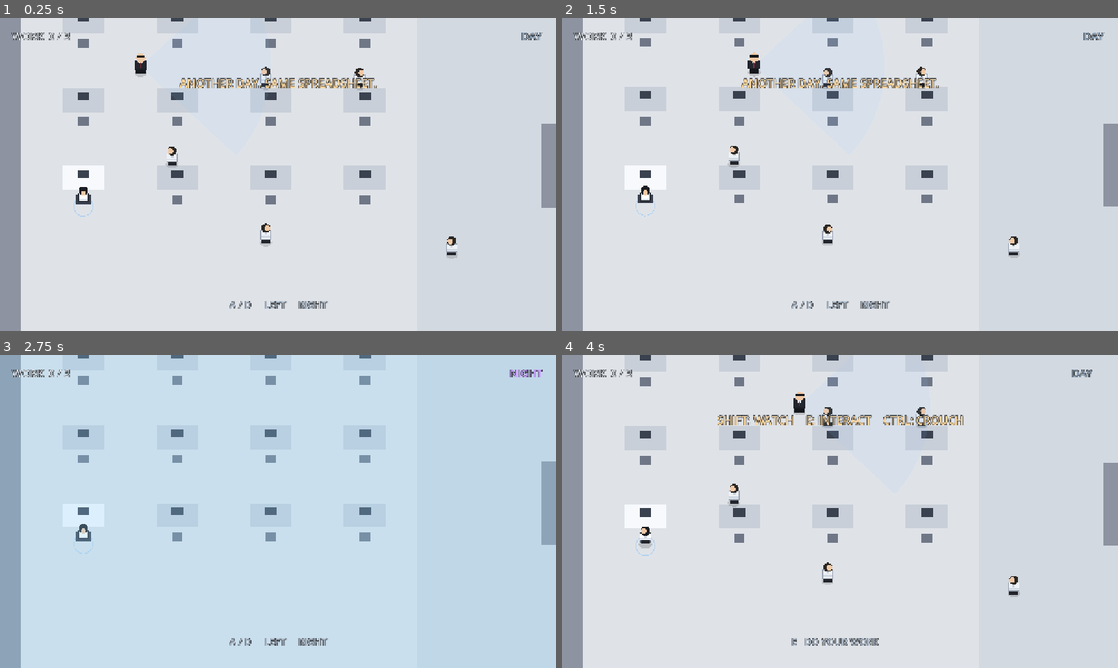
Above: before the commit, frames 1-4 (two rows, left to right).
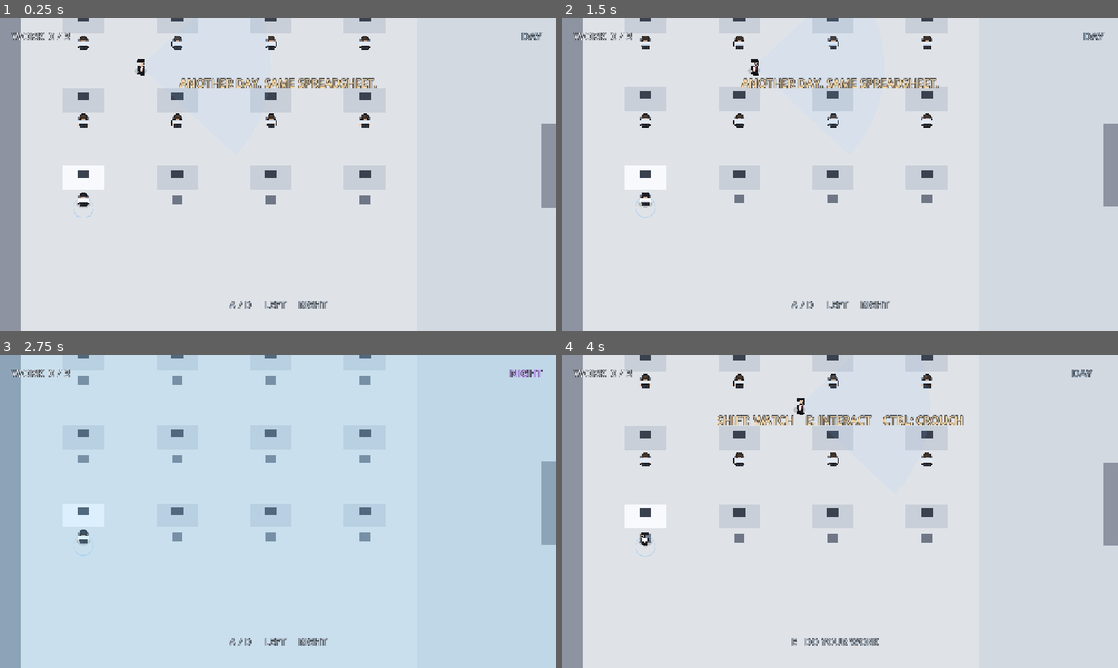
Above: after the commit, the same moments.

Repository: sunlightYY/hardwork
Game: Godot game, scene res://scenes/main.tscn
Same seed, same stepped clock (60 frames per second), same inputs: the game is played once before the commit and once after it.
Inputs:
- Up to frame 1 (0.25 s): no input
- Up to frame 2 (1.5 s): hold D (move_right) 0.53-1.28 s; hold Ctrl (crouch) 0.53-1.28 s; hold S (move_down) from 1.28 s (still down); tap Ctrl (crouch) at 1.35 s
- Up to frame 3 (2.75 s): release S (move_down) at 2.03 s; hold D (move_right) from 2.03 s (still down); hold Ctrl (crouch) from 2.03 s (still down); tap E (interact) at 2.1 s
- Up to frame 4 (4 s): release D (move_right) at 2.78 s; release Ctrl (crouch) at 2.78 s; hold W (move_up) 2.78-3.53 s; tap Shift (toggle_phase) at 2.85 s; tap Ctrl (crouch) at 3.05 s; hold A (move_left) from 3.53 s (still down); hold Ctrl (crouch) from 3.53 s (still down); tap C at 3.6 s

The runs differ from the first frame. In frame 1, 1.3% of the frame differs, in the area x 13-83%, y 5-77%; in frame 2, 1.3%; in frame 3, 0.2%; in frame 4, 1.2%.

Commit message:
用 Aseprite 脚本生成角色贴图并接入游戏
tools/gen_sprites.lua 按同一套身体参数化生成主角/同事/主管三套 48px 贴图，
Sheet 统一构建 SpriteFrames，替换原来的运行时绘制；同事改为坐姿贴图。

Diff:
--- a/scripts/coworker.gd
+++ b/scripts/coworker.gd
@@ -1,25 +1,9 @@
 extends Node2D
 
-var shirt := Color("eef1f5")
-var phase_offset := 0.0
-var facing := 1.0
+const SHEET := preload("res://assets/art/coworker.png")
 
-func _process(_delta: float) -> void:
-	queue_redraw()
-
-func _draw() -> void:
-	var t := Time.get_ticks_msec() * 0.001 + phase_offset
-	var bob := sin(t * 2.2) * 1.2
-
-	draw_set_transform(Vector2.ZERO, 0.0, Vector2(1.0, 0.6))
-	draw_circle(Vector2(0, 22), 14.0, Color(0, 0, 0, 0.14))
-	draw_set_transform(Vector2.ZERO, 0.0, Vector2.ONE)
-
-	draw_rect(Rect2(-10, 2 + bob, 20, 13), Color("22252b"))
-	draw_rect(Rect2(-13, -14 + bob, 26, 21), Color("9aa3b2"))
-	draw_rect(Rect2(-11, -12 + bob, 22, 17), shirt)
-	draw_rect(Rect2(-11, -1 + bob, 22, 3), Color("cfd8e4"))
-	draw_rect(Rect2(-3, -12 + bob, 6, 8), Color("c3ccd9"))
-
-	draw_circle(Vector2(0, -19 + bob), 10.4, Color("2a2622"))
-	draw_circle(Vector2(facing * 3.8, -18.5 + bob), 6.4, Color("f0c9a6"))
+func _ready() -> void:
+	var sprite := AnimatedSprite2D.new()
+	sprite.frames = Sheet.frames(SHEET)
+	sprite.animation = "sit"
+	add_child(sprite)
--- a/scripts/level.gd
+++ b/scripts/level.gd
@@ -129,15 +129,12 @@
 	add_child(day_actors)
 
 	var seats := [
-		Vector2(180, 152), Vector2(396, 152), Vector2(612, 332),
-		Vector2(828, 332), Vector2(396, 512), Vector2(612, 692),
-		Vector2(1040, 720), Vector2(1700, 200),
+		Vector2(192, 246), Vector2(408, 246), Vector2(624, 246), Vector2(840, 246),
+		Vector2(192, 426), Vector2(408, 426), Vector2(624, 426), Vector2(840, 426),
 	]
 	for i in range(seats.size()):
 		var worker := COWORKER.new()
 		worker.global_position = seats[i]
-		worker.phase_offset = float(i) * 0.9
-		worker.facing = -1.0 if i % 2 == 0 else 1.0
 		day_actors.add_child(worker)
 
 	supervisor = SUPERVISOR.new()
--- a/scripts/player.gd
+++ b/scripts/player.gd
@@ -2,11 +2,12 @@
 
 signal interact_requested(kind: String)
 
+const SHEET := preload("res://assets/art/player.png")
 const SPEED := 170.0
 const INTERACT_RADIUS := 96.0
 
 var dir := Vector2.ZERO
-var facing := 1.0
+var facing_name := "down"
 var crouching := false
 var frozen := false
 var sitting := true
@@ -14,6 +15,7 @@
 var near := ""
 var work_point := Vector2.ZERO
 var sink_point := Vector2.ZERO
+var sprite: AnimatedSprite2D
 
 func _ready() -> void:
 	add_to_group("player")
@@ -24,13 +26,14 @@
 	rect.size = Vector2(24, 24)
 	shape.shape = rect
 	add_child(shape)
+	_build_sprite()
 
 func _physics_process(delta: float) -> void:
 	anim_time += delta
 	if frozen:
 		velocity = Vector2.ZERO
 		move_and_slide()
-		queue_redraw()
+		_update_anim()
 		return
 
 	var input := Vector2(
@@ -41,13 +44,14 @@
 		move_and_slide()
 		if _any_direction_just_pressed():
 			sitting = false
+			facing_name = _dir_from(input) if input != Vector2.ZERO else "down"
+		_update_anim()
 		queue_redraw()
 		return
 
 	if input != Vector2.ZERO:
 		dir = input.normalized()
-		if absf(dir.x) > 0.1:
-			facing = signf(dir.x)
+		facing_name = _dir_from(dir)
 
 	crouching = Input.is_action_pressed("crouch")
 	velocity = dir * (0.0 if crouching else SPEED)
@@ -60,10 +64,16 @@
 	if near != "" and Input.is_action_just_pressed("interact"):
 		interact_requested.emit(near)
 
+	_update_anim()
 	queue_redraw()
 
 func is_moving() -> bool:
 	return not crouching and velocity.length() > 10.0
+
+func _dir_from(vector: Vector2) -> String:
+	if absf(vector.x) > absf(vector.y):
+		return "right" if vector.x > 0.0 else "left"
+	return "up" if vector.y < 0.0 else "down"
 
 func _any_direction_just_pressed() -> bool:
 	return (Input.is_action_just_pressed("move_left")
@@ -83,36 +93,24 @@
 	if d2 < best:
 		near = "sink"
 
+func _update_anim() -> void:
+	if sprite == null:
+		return
+	var target := "sit"
+	if not sitting:
+		target = ("walk_" if is_moving() else "idle_") + facing_name
+	if sprite.animation != target:
+		sprite.play(target)
+	sprite.scale = Vector2(1.0, 0.8) if crouching and not sitting else Vector2.ONE
+
+func _build_sprite() -> void:
+	sprite = AnimatedSprite2D.new()
+	sprite.frames = Sheet.frames(SHEET)
+	sprite.animation = "sit"
+	add_child(sprite)
+
 func _draw() -> void:
-	if sitting:
-		_draw_sitting()
-		return
-
-	var squash := 0.8 if crouching else 1.0
-	var bob := 0.0
-	if is_moving():
-		bob = sin(anim_time * 14.0) * 1.6
-
-	draw_set_transform(Vector2.ZERO, 0.0, Vector2(1.0, 0.6))
-	draw_circle(Vector2(0, 24), 15.0, Color(0, 0, 0, 0.16))
+	draw_set_transform(Vector2.ZERO, 0.0, Vector2(1.0, 0.55))
+	draw_circle(Vector2(0, 20), 15.0, Color(0, 0, 0, 0.16))
 	draw_set_transform(Vector2.ZERO, 0.0, Vector2.ONE)
-	draw_arc(Vector2(0, 18), 22.0, 0.0, TAU, 28, Color(0.40, 0.70, 1.0, 0.35), 2.0)
-
-	draw_rect(Rect2(-11, 2 * squash + bob, 22, 14 * squash), Color("22252b"))
-	draw_rect(Rect2(-14, -15 * squash + bob, 28, 22 * squash), Color("2b3038"))
-	draw_rect(Rect2(-12, -13 * squash + bob, 24, 18 * squash), Color("ffffff"))
-	draw_rect(Rect2(-12, -1 * squash + bob, 24, 3), Color("dbe3ee"))
-	draw_rect(Rect2(-3, -13 * squash + bob, 6, 9), Color("cfd6e0"))
-
-	var head_y := -20.0 * squash + bob
-	draw_circle(Vector2(0, head_y), 11.0, Color("1b1d22"))
-	draw_circle(Vector2(facing * 4.0, head_y - 0.5), 6.8, Color("f0c9a6"))
-
-func _draw_sitting() -> void:
-	draw_arc(Vector2(0, 16), 22.0, 0.0, TAU, 28, Color(0.40, 0.70, 1.0, 0.35), 2.0)
-	draw_rect(Rect2(-17, -12, 34, 22), Color("3a4150"))
-	draw_rect(Rect2(-13, -15, 26, 21), Color("2b3038"))
-	draw_rect(Rect2(-11, -14, 22, 17), Color("ffffff"))
-	draw_rect(Rect2(-11, -1, 22, 3), Color("dbe3ee"))
-	draw_circle(Vector2(0, -20), 11.0, Color("1b1d22"))
-	draw_circle(Vector2(0, -14.5), 5.6, Color("f0c9a6"))
+	draw_arc(Vector2(0, 19), 23.0, 0.0, TAU, 28, Color(0.40, 0.70, 1.0, 0.35), 2.0)
--- /dev/null
+++ b/scripts/sheet.gd
@@ -0,0 +1,36 @@
+class_name Sheet
+
+const TILE := 48
+const DIRS := ["down", "up", "left", "right"]
+
+static func frames(texture: Texture2D) -> SpriteFrames:
+	var frames := SpriteFrames.new()
+	frames.remove_animation("default")
+	for row in range(DIRS.size()):
+		var dir_name: String = DIRS[row]
+		for kind in ["idle", "walk"]:
+			var anim_name := "%s_%s" % [kind, dir_name]
+			frames.add_animation(anim_name)
+			frames.set_animation_loop(anim_name, kind == "walk")
+			frames.set_animation_speed(anim_name, 8.0)
+			var count := 1 if kind == "idle" else 2
+			for i in range(count):
+				var column := 0 if kind == "idle" else i + 1
+				frames.add_frame(anim_name, _cell(texture, column, row))
+	frames.add_animation("sit")
+	frames.set_animation_loop("sit", true)
+	frames.set_animation_speed("sit", 2.0)
+	for i in range(3):
+		frames.add_frame("sit", _cell(texture, i, 4))
+	return frames
+
+static func dir_name(vector: Vector2) -> String:
+	if absf(vector.x) > absf(vector.y):
+		return "right" if vector.x > 0.0 else "left"
+	return "up" if vector.y < 0.0 else "down"
+
+static func _cell(texture: Texture2D, column: int, row: int) -> AtlasTexture:
+	var cell := AtlasTexture.new()
+	cell.atlas = texture
+	cell.region = Rect2(column * TILE, row * TILE, TILE, TILE)
+	return cell
--- a/scripts/supervisor.gd
+++ b/scripts/supervisor.gd
@@ -1,4 +1,6 @@
 extends CharacterBody2D
+
+const SHEET := preload("res://assets/art/supervisor.png")
 
 const SPEED := 95.0
 const VIEW_DISTANCE := 300.0
@@ -12,6 +14,7 @@
 var facing := Vector2.RIGHT
 var suspicion := 0.0
 var cooldown := 0.0
+var sprite: AnimatedSprite2D
 
 func _ready() -> void:
 	collision_layer = 4
@@ -21,6 +24,10 @@
 	rect.size = Vector2(24, 24)
 	shape.shape = rect
 	add_child(shape)
+	sprite = AnimatedSprite2D.new()
+	sprite.frames = Sheet.frames(SHEET)
+	sprite.animation = "idle_down"
+	add_child(sprite)
 	global_position = waypoints[0]
 
 func _physics_process(delta: float) -> void:
@@ -29,6 +36,7 @@
 	if WorldState.is_night or player == null:
 		velocity = Vector2.ZERO
 		suspicion = 0.0
+		_update_anim()
 		queue_redraw()
 		return
 
@@ -52,7 +60,15 @@
 		cooldown = SCOLD_COOLDOWN
 		WorldState.get_scolded()
 
+	_update_anim()
 	queue_redraw()
+
+func _update_anim() -> void:
+	if sprite == null:
+		return
+	var target := ("walk_" if velocity.length() > 1.0 else "idle_") + Sheet.dir_name(facing)
+	if sprite.animation != target:
+		sprite.play(target)
 
 func _can_see_player() -> bool:
 	var to_player := player.global_position - global_position
@@ -77,13 +93,5 @@
 	draw_colored_polygon(points, cone)
 
 	draw_set_transform(Vector2.ZERO, 0.0, Vector2(1.0, 0.6))
-	draw_circle(Vector2(0, 24), 15.0, Color(0, 0, 0, 0.16))
+	draw_circle(Vector2(0, 18), 14.0, Color(0, 0, 0, 0.16))
 	draw_set_transform(Vector2.ZERO, 0.0, Vector2.ONE)
-
-	draw_rect(Rect2(-11, 2, 22, 14), Color("15171c"))
-	draw_rect(Rect2(-14, -15, 28, 22), Color("1d2027"))
-	draw_rect(Rect2(-12, -13, 24, 18), Color("23262e"))
-	draw_rect(Rect2(-4, -13, 8, 7), Color("e9edf4"))
-	draw_rect(Rect2(-1.5, -11, 3, 14), Color("8c2a33"))
-	draw_circle(Vector2(0, -20), 10.6, Color("f0c9a6"))
-	draw_rect(Rect2(-10, -26, 20, 6), Color("14161b"))
Binary file added: assets/art/coworker.png
Not shown, added: assets/art/coworker.png.import
Binary file added: assets/art/player.png
Not shown, added: assets/art/player.png.import
Binary file added: assets/art/supervisor.png
Not shown, added: assets/art/supervisor.png.import
Not shown, added: scripts/coworker.gd.uid
Not shown, added: scripts/drone_camera.gd.uid
Not shown, added: scripts/level.gd.uid
Not shown, added: scripts/main.gd.uid
Not shown, added: scripts/monster.gd.uid
Not shown, added: scripts/player.gd.uid
(and 3 more such lines)
